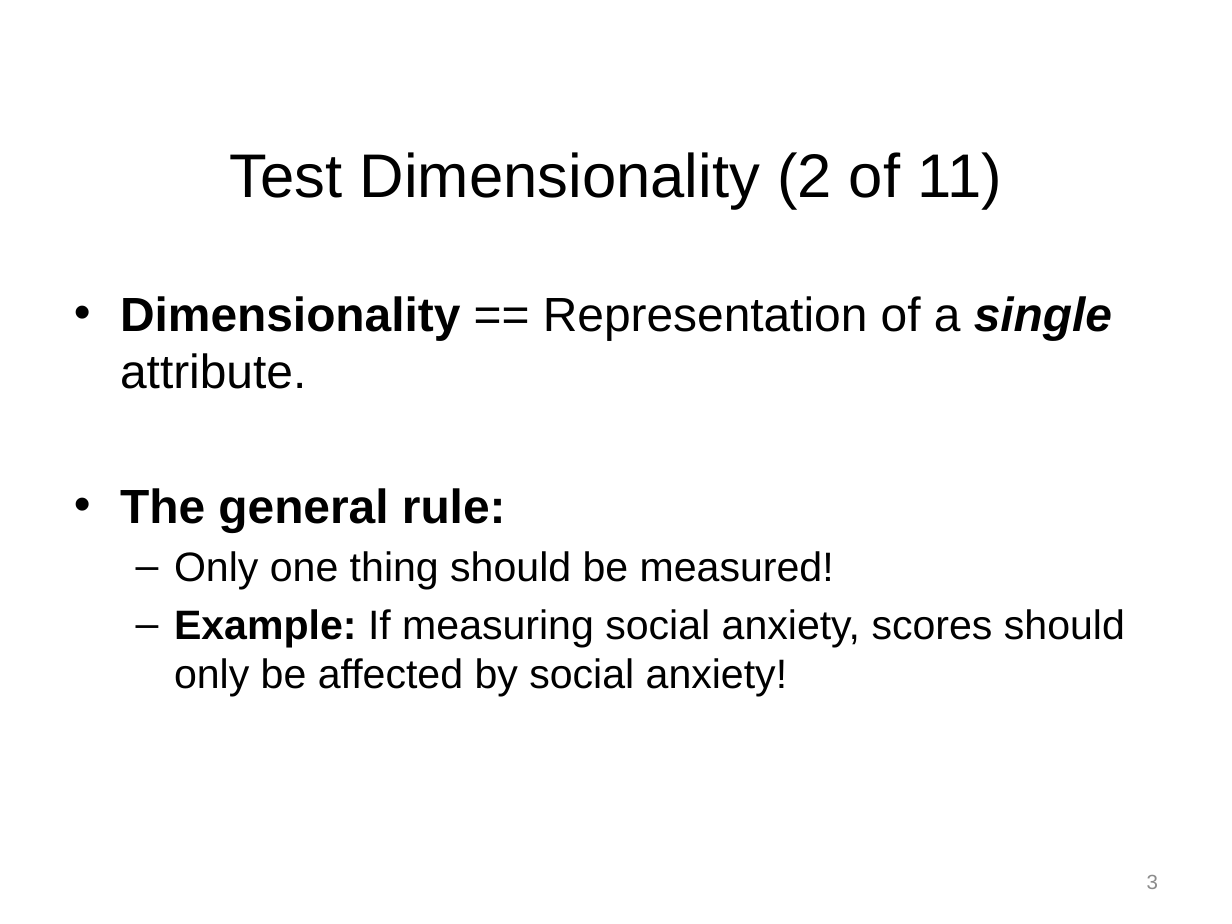
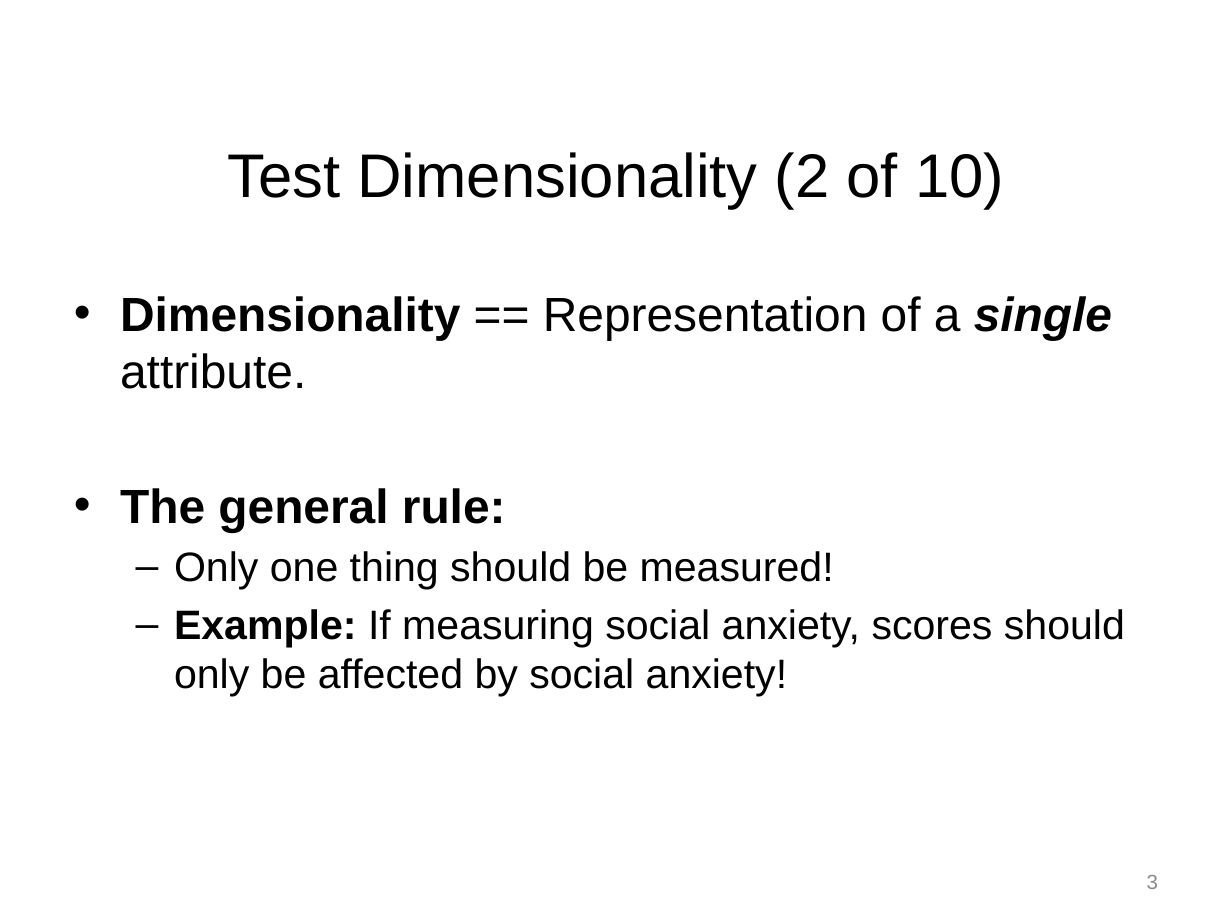
Before and after one commit to npm27/Teaching-Materials, a slide deck: slide 3 of Tests and Eval/Slides/4 Chapter 4 Part 1.pptx. Drawn at 1232x924 pixels with LibreOffice and Linux fonts; fonts in the diff are those of the drawing. Boxes give left, top, right and bottom in pixels: in the first picture for what was removed or moved away, otherwise in the second. Text is boxed around its words. In the diff, an @@ line names an element or a change of style, - is before the commit and + after.

```diff
--- a/Tests and Eval/Slides/4 Chapter 4 Part 1.pptx
+++ b/Tests and Eval/Slides/4 Chapter 4 Part 1.pptx
@@ title at (x1=227, y1=152, x2=1004, y2=209): text changed @@
-Test Dimensionality (2 of 11)
+Test Dimensionality (2 of 10)
```
Also in this commit, not shown: 10 other slides changed, 1 slide removed, 4 other files.
